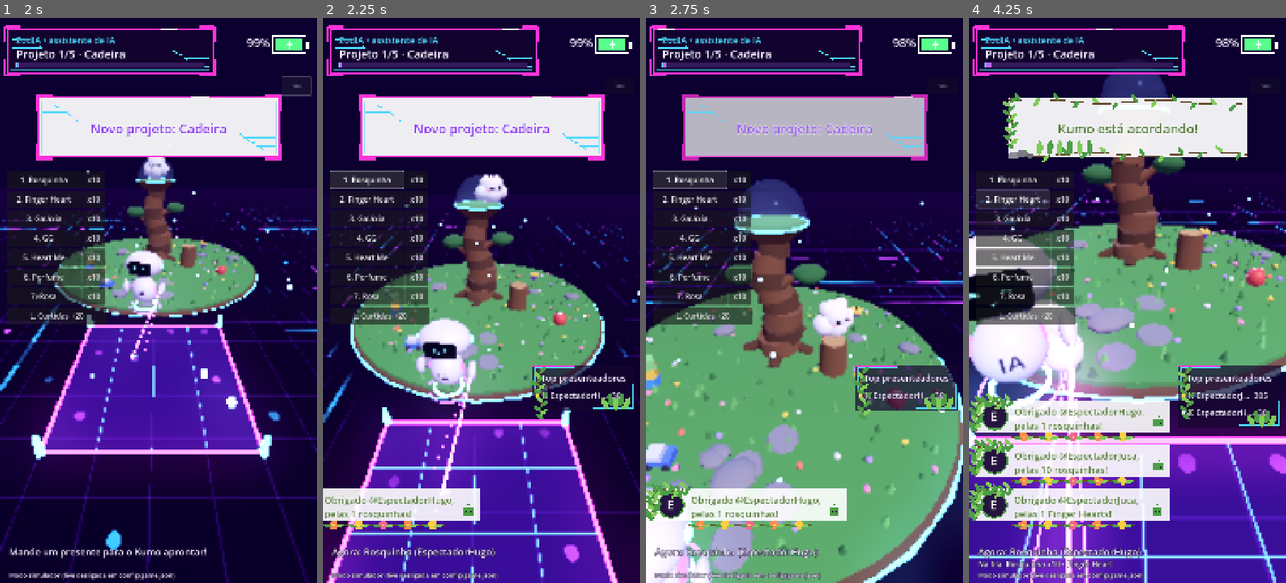
Above: before the commit, frames 1-4 (left to right).
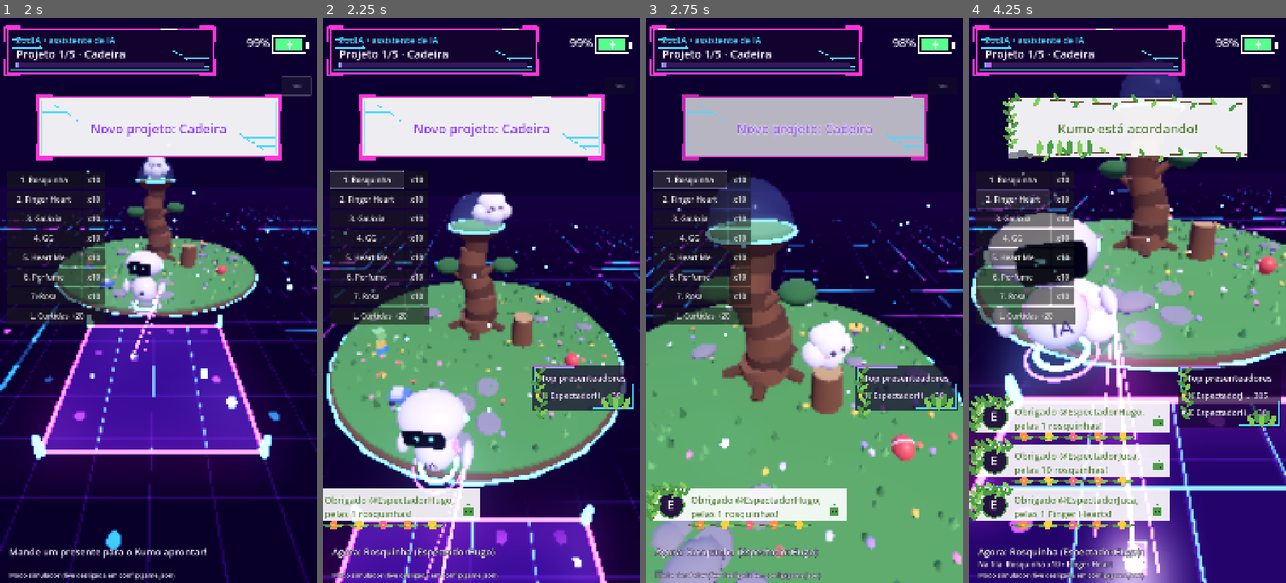
Above: after the commit, the same moments.

Repository: caioSouzl/Kumo-Character
Game: Godot game, scene res://scenes/main.tscn
The game is run twice, just before and just after one commit, with the same random seed, the same clock (stepped at 60 frames per second) and the same inputs.
Inputs:
- Up to frame 1 (2 s): click "SIM" at 0.5 s; click "SIM" at 1.25 s
- Up to frame 2 (2.25 s): click "1. Rosquinha" at 2 s
- Up to frame 3 (2.75 s): no input
- Up to frame 4 (4.25 s): click "x10" at 2.75 s; click "2. Finger Heart" at 3.5 s

Frame 1 is identical in both runs. In frame 2, 34% of the frame differs, in the area x 0-100%, y 27-100%; in frame 3, 26%; in frame 4, 43%, in the area x 0-100%, y 10-100%.

Commit message:
fix(ciberespaco): câmera segue o Kumo mais rápido e holograma mais visível
Co-Authored-By: Claude Opus 5.5 <noreply@anthropic.com>
Claude-Session: https://claude.ai/code/session_01TTv95KrnabEztEi64vjcpb

Diff:
--- a/ciberespaco/scripts/world/camera_rig.gd
+++ b/ciberespaco/scripts/world/camera_rig.gd
@@ -45,12 +45,14 @@
 	_focus_left = maxf(_focus_left - delta, 0.0)
 	var target := anchor
 	var offset := FAR_OFFSET
+	var speed := 2.2
 	if _focus_left > 0.0 and is_instance_valid(_focus):
 		target = _focus.global_position + Vector3(0, 0.4, 0)
 		offset = NEAR_OFFSET
+		speed = 4.0
 	elif is_instance_valid(main_target):
 		target = main_target.global_position.lerp(anchor, 0.55) + Vector3(0, 1.1, 0)
-	var k := minf(delta * 2.2, 1.0)
+	var k := minf(delta * speed, 1.0)
 	global_position = global_position.lerp(target + offset, k)
 	_look = _look.lerp(target, k)
 	look_at(_look, Vector3.UP)
